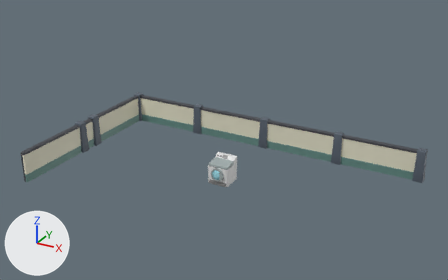
The Blender file Content/Art Assets/MDL_Env.blend: old version first, new version second.
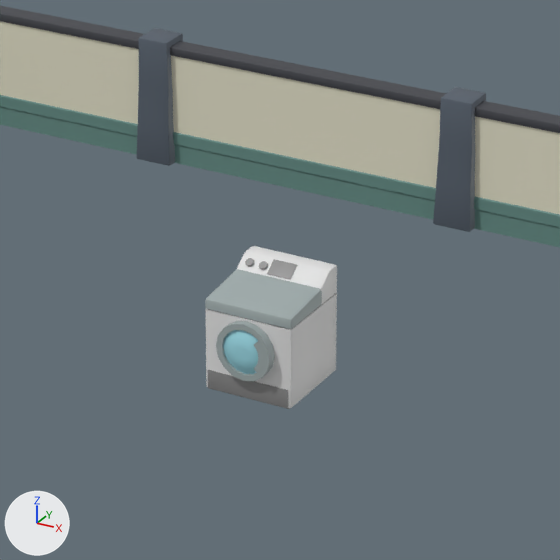
There are two pictures of each version: one whole from a 50 mm lens placed at (20.06, -36.28, 21.52), pointed at (-0.36, 0.84, 2.95), one close up on the part from 36% to 64% of the width and 35% to 79% of the height. The lights are fixed; the arrows at lower left show +X, +Y and +Z.

The first close-up shows 'mesh_dryerhandle', 'mesh_wall_landscape'.
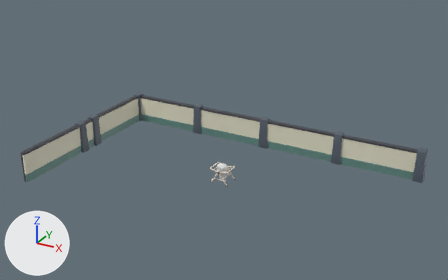
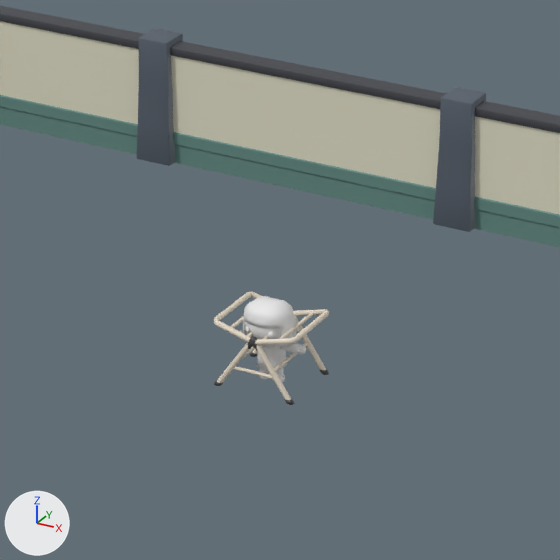
Pixel boxes [x1, y1, x2, y2] of what changed, in the close-ups (560 x 560 px):
'mesh_dryerhandle', hidden: before [205, 246, 337, 409]
'Cylinder', added: after [214, 291, 329, 405]
'mesh_reference', unchanged, uncovered by the edit: after [239, 296, 306, 382]

The change, as a list of edits to the scene's bpy script:
```text
Add img_tx_dryingrack:
    img_tx_dryingrack = load_image('TX_DryingRack', 'Textures/TX_DryingRack.png', 1024, 1024, 'sRGB')
Add mat_tx_dryingrack:
    mat_tx_dryingrack = principled_material('TX_DryingRack')
    mat_tx_dryingrack.texture = img_tx_dryingrack
Add me_cylinder:
    me_cylinder.from_pydata(...)  # 580 vertices, 450 faces; spans x -0.78..0.78, y -0.66..0.66, z 0.0..1.19
    me_cylinder.polygons.foreach_set('use_smooth', [True] * 450)
    me_cylinder.materials.append(mat_tx_dryingrack)  # picture img_tx_dryingrack
Change ob_mesh_dryerhandle:
    add ob_mesh_dryerhandle.hide_set(True)
Add ob_cylinder:
    ob_cylinder = bpy.data.objects.new('Cylinder', me_cylinder)
    ob_cylinder.location = (0.0, 0.0, 0.0)
```
